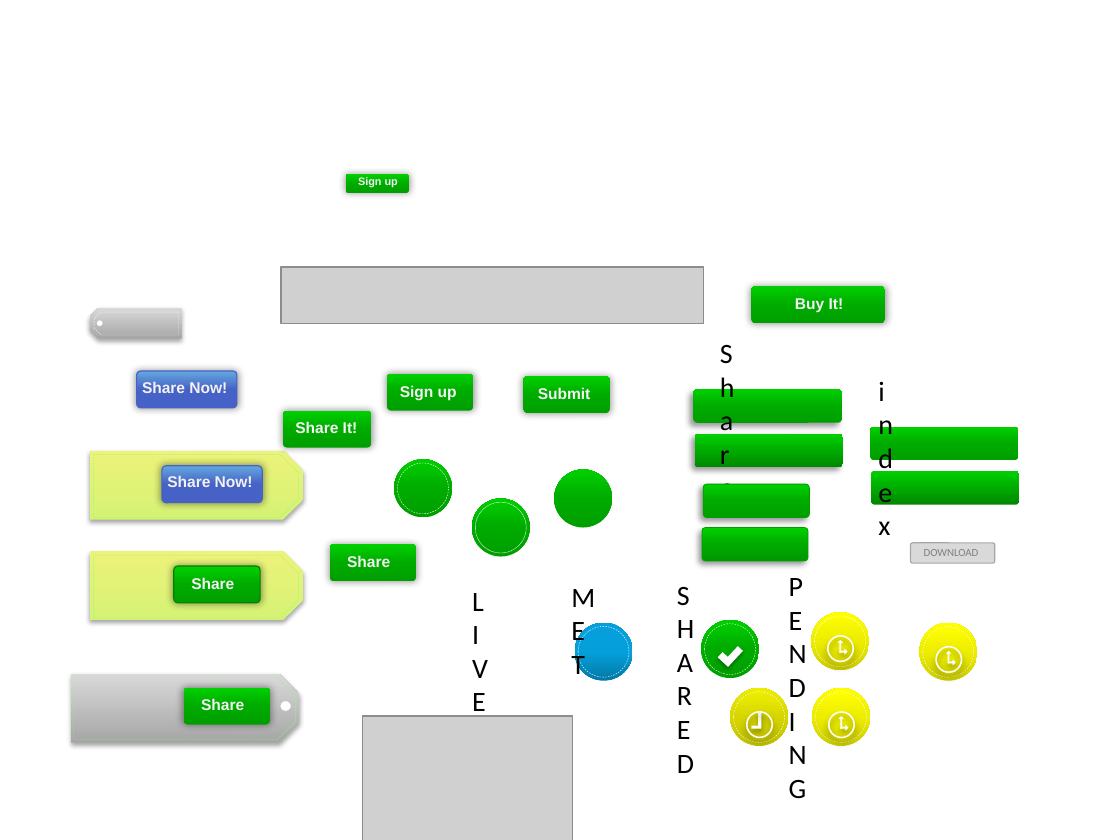
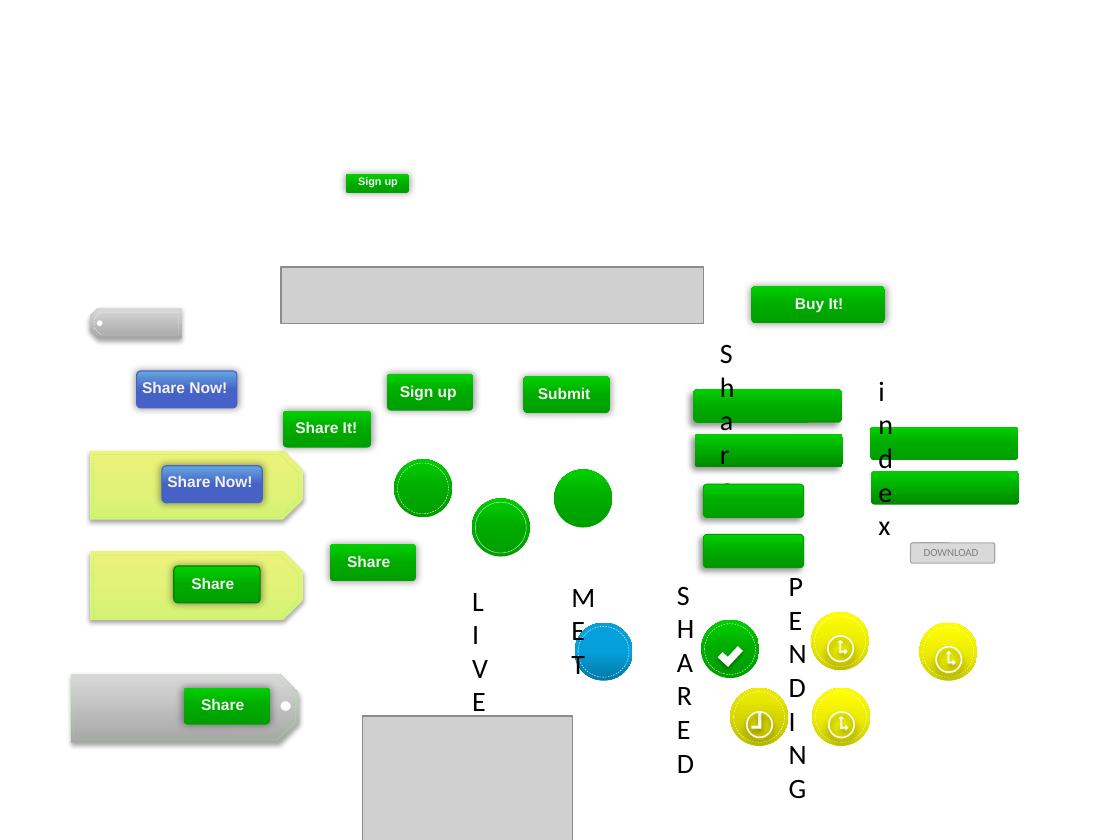
Before and after one commit to alexhfrey/Narrately_MVP, a slide deck: slide 1 of public/images/sign up button.pptx. Drawn at 1120x840 pixels with LibreOffice and Linux fonts; fonts in the diff are those of the drawing; grey boxes stand for pictures; background and template pictures are left out. Boxes give left, top, right and bottom in pixels: in the first picture for what was removed or moved away, otherwise in the second. Text is boxed around its words. In the diff, an @@ line names an element or a change of style, - is before the commit and + after.

```diff
--- a/public/images/sign up button.pptx
+++ b/public/images/sign up button.pptx
@@ rounded rectangle: place and size @@
-rounded rectangle at [703, 484, 810, 517]
+rounded rectangle at [703, 484, 804, 517]
@@ rounded rectangle: place and size @@
-rounded rectangle at [702, 528, 809, 561]
+rounded rectangle at [703, 534, 804, 568]
@@ rounded rectangle at [703, 534, 804, 568]: fill gradient #009700 to #00AB00 to #00D000 to gradient #009500 to #00AB00 to #00D000 @@
```
Also in this commit, not shown: 8 other files.
